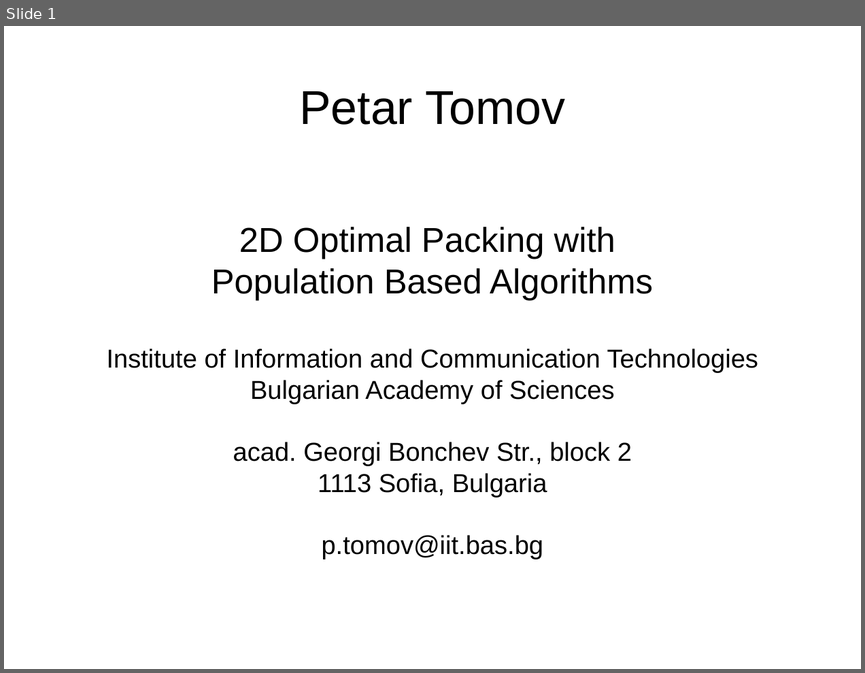
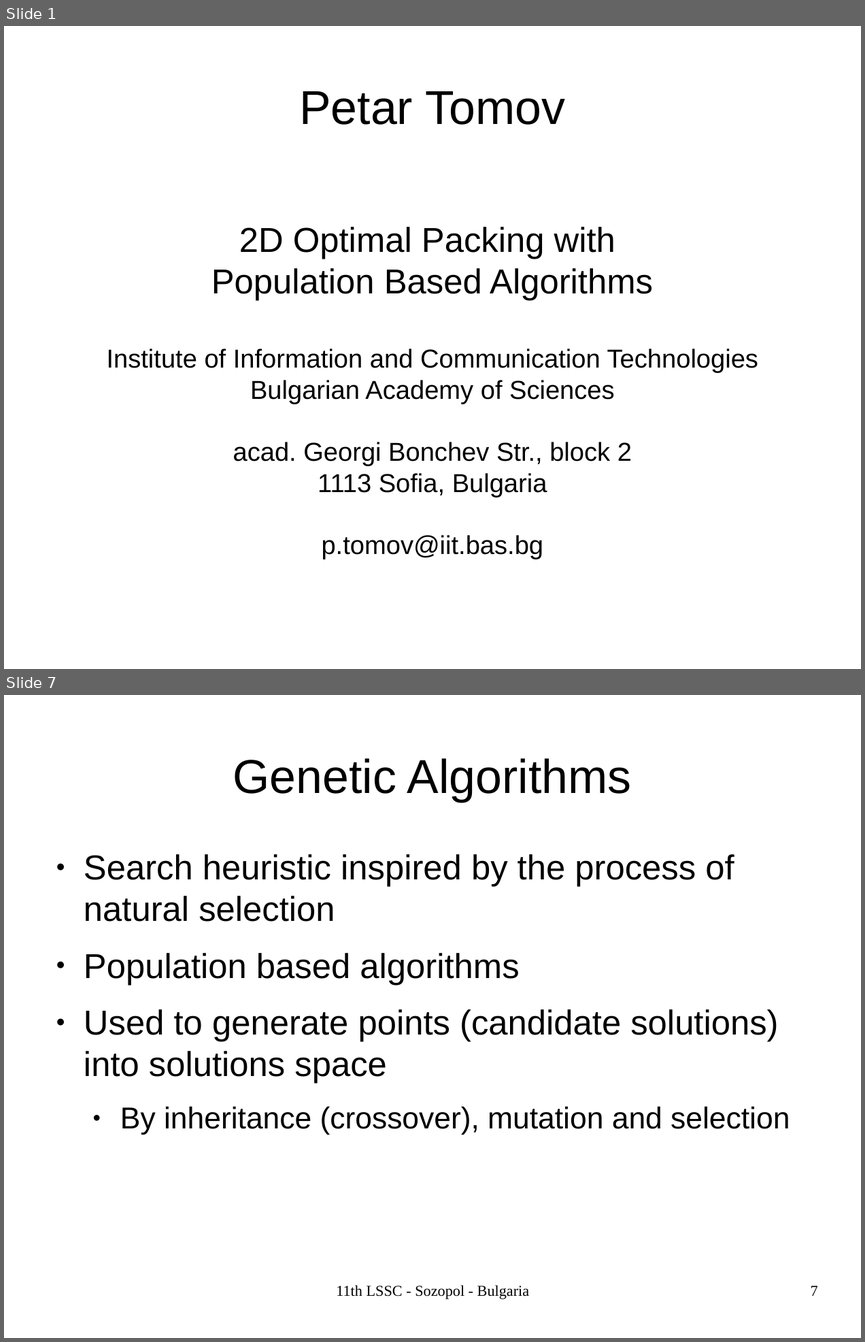
Before and after one commit to TodorBalabanov/Large-Scale-Scientific-Computations-2017, a slide deck: 2dOptimalCuttingWithPopulationBasedAlgorithms.odp. Shown one above the other, each under a label of ours: slide 1 before the commit, slides 1 and 7 after it; the slides between them are not shown. The pictures are 865x673 and 865x1342 pixels, drawn with LibreOffice and Linux fonts; fonts in the diff are those of the drawing; background and template pictures are left out. Boxes give left, top, right and bottom in pixels: in the first picture for what was removed or moved away, otherwise in the second. Text is boxed around its words. In the diff, an @@ line names an element or a change of style, - is before the commit and + after.

```diff
--- a/2dOptimalCuttingWithPopulationBasedAlgorithms.odp
+++ b/2dOptimalCuttingWithPopulationBasedAlgorithms.odp
@@ slide 7 added at (4, 695, 861, 1338), background picture (left out) @@
@@ title added at (233, 758, 632, 802), 44 pt, text #000000 @@
+Genetic Algorithms
@@ text added at (84, 854, 789, 1135), 32 pt, text #000000 @@
+● Search heuristic inspired by the process of natural selection
+● Population based algorithms
+● Used to generate points (candidate solutions) into solutions space
+  ● By inheritance (crossover), mutation and selection
@@ text added at (336, 1285, 530, 1299), 14 pt, text #000000 @@
+11th LSSC - Sozopol - Bulgaria
@@ page number added at (810, 1285, 818, 1295), 14 pt, text #000000 @@
+7
```
Also in this commit, not shown: 2 other slides changed, 17 other slides added, 1 other file.
